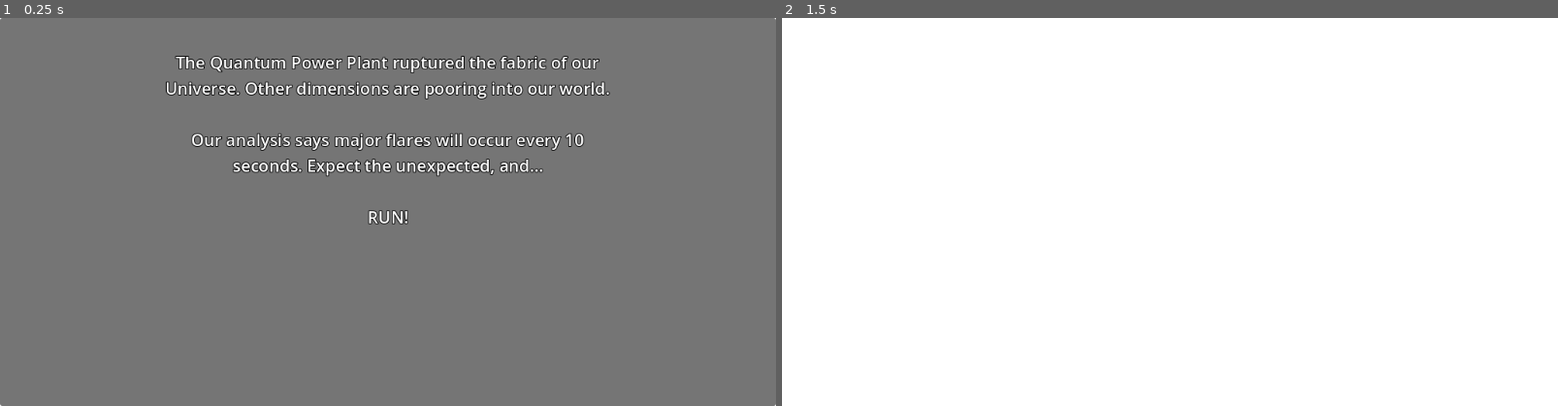
Above: before the commit, frames 1-2 (left to right).
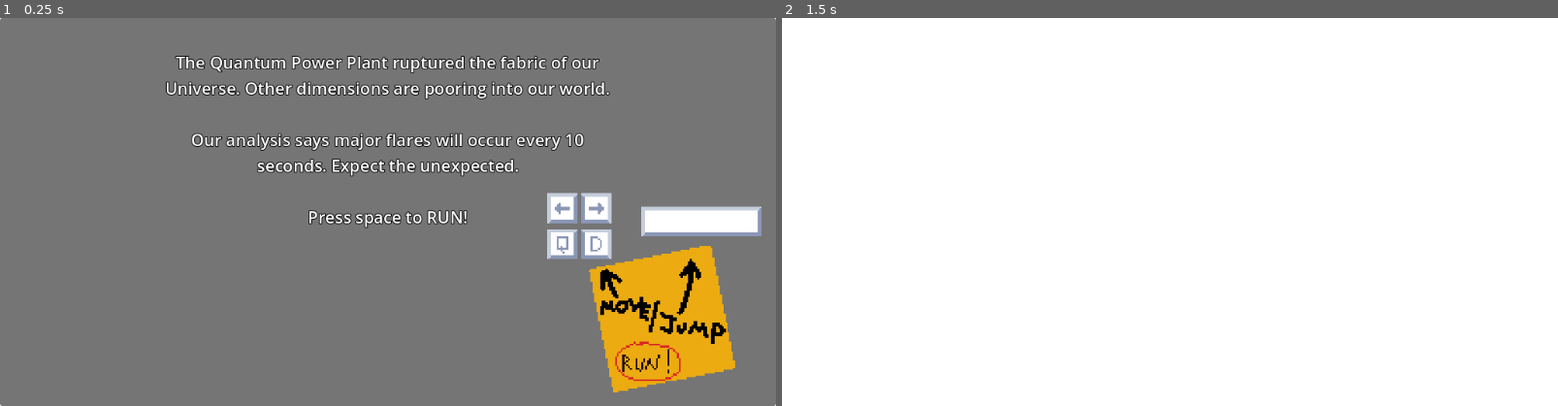
Above: after the commit, the same moments.

Repository: OwlyCode/LD51
Game: Godot game, scene res://main.tscn
The game is run twice, just before and just after one commit, with the same random seed, the same clock (stepped at 60 frames per second) and the same inputs.
Inputs:
- Up to frame 1 (0.25 s): no input
- Up to frame 2 (1.5 s): tap Enter at 0.5 s; hold Right (right) 0.53-1.28 s; tap Space (jump) at 0.77 s; tap X (restart) at 1.25 s; hold A (left) from 1.28 s (still down)

The runs differ from the first frame. In frame 1, 9.0% of the frame differs, in the area x 30-99%, y 36-97%; in frame 2, nothing differs.

Commit message:
Added keys explanation

Diff:
--- a/main.tscn
+++ b/main.tscn
@@ -16,6 +16,7 @@
 [ext_resource type="Texture2D" uid="uid://vtx10u5018wl" path="res://arts/energy5.png" id="10_q23ut"]
 [ext_resource type="AudioStream" uid="uid://bfs6g3pr5e1w8" path="res://arts/loop.wav" id="11_h8dt2"]
 [ext_resource type="Shader" path="res://shaders/noop.gdshader" id="13_iuega"]
+[ext_resource type="Texture2D" uid="uid://d1k3h0qrdkkki" path="res://arts/ui.png" id="17_fa37l"]
 
 [sub_resource type="Gradient" id="Gradient_xuwjs"]
 offsets = PackedFloat32Array(0, 0.950549)
@@ -221,11 +222,20 @@
 theme_override_font_sizes/font_size = 22
 text = "The Quantum Power Plant ruptured the fabric of our Universe. Other dimensions are pooring into our world.
 
-Our analysis says major flares will occur every 10 seconds. Expect the unexpected, and...
-
-RUN!
+Our analysis says major flares will occur every 10 seconds. Expect the unexpected.
+
+Press space to RUN!
 "
 horizontal_alignment = 1
 autowrap_mode = 2
 
+[node name="TextureRect" type="TextureRect" parent="CanvasLayer2/Control/Intro"]
+texture_filter = 1
+layout_mode = 0
+offset_left = 715.0
+offset_top = 224.0
+offset_right = 1007.0
+offset_bottom = 499.0
+texture = ExtResource("17_fa37l")
+
 [connection signal="timeout" from="Timer" to="Timer" method="_on_timer_timeout"]
Binary file added: art-sources/ui.aseprite
Binary file added: arts/ui.png
Not shown, added: arts/ui.png.import
Not shown: 1 places in main.tscn that only renumber resources
Not shown, changed: TODO
